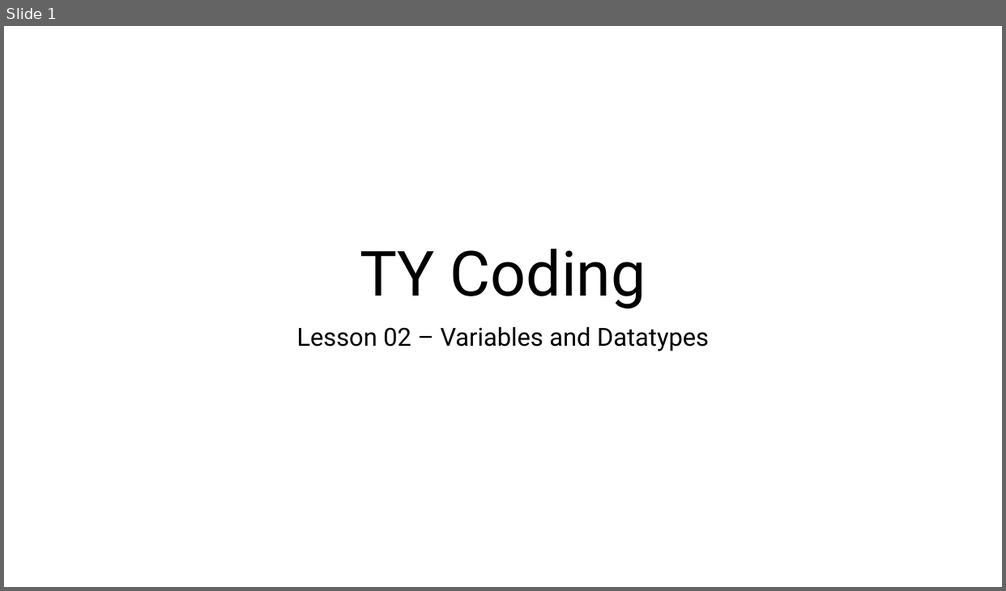
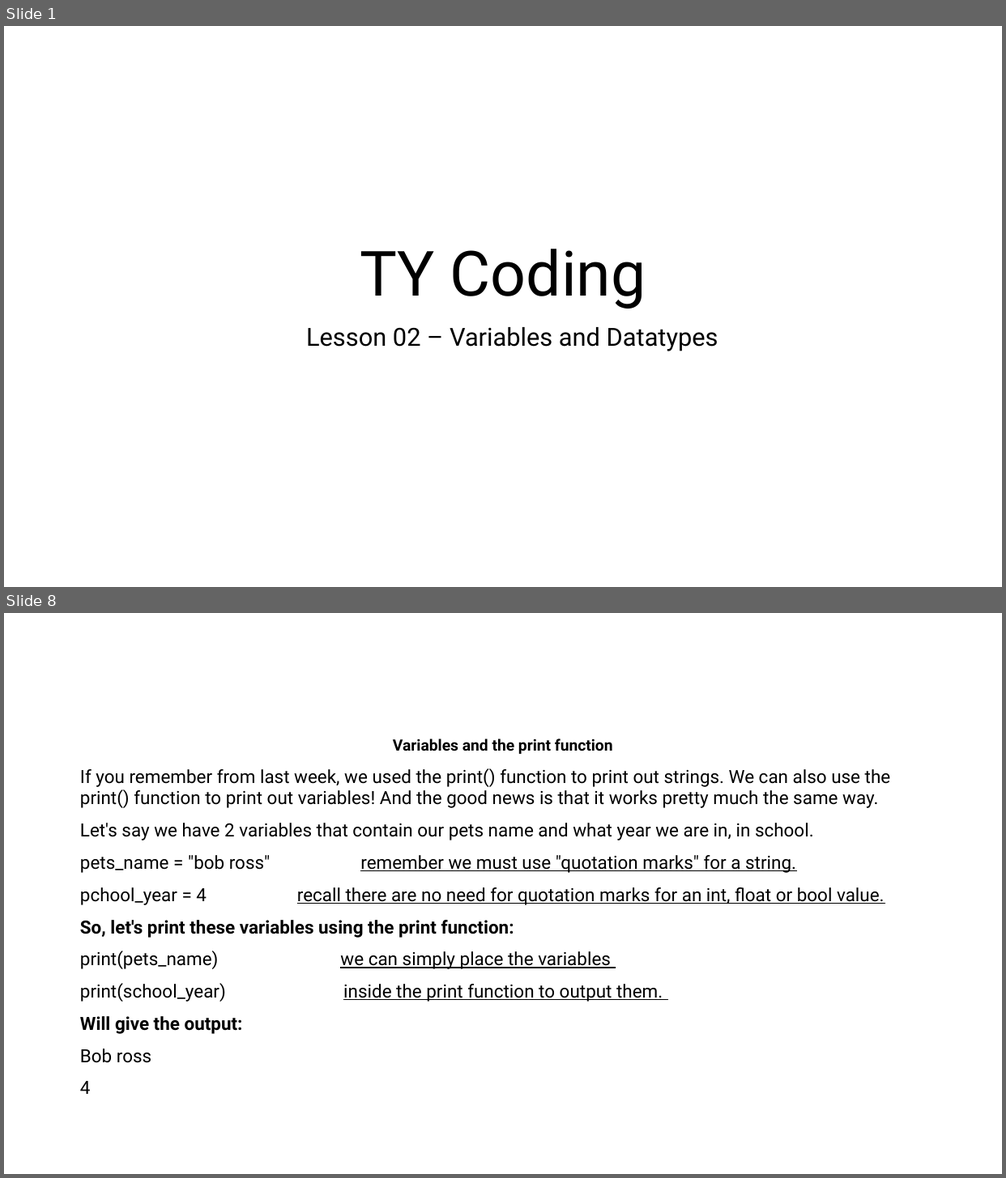
Before and after one commit to JFinnTeacher/TY-Introduction-to-Coding-with-Python, a slide deck: Lesson 02 - Datatypes and Variables/Teaching Resources/Lesson 02 Variables and Datatypes.pptx. Shown one above the other, each under a label of ours: slide 1 before the commit, slides 1 and 8 after it; the slides between them are not shown. The pictures are 1006x591 and 1006x1178 pixels, drawn with LibreOffice and Linux fonts; fonts in the diff are those of the drawing; background and template pictures are left out. Boxes give left, top, right and bottom in pixels: in the first picture for what was removed or moved away, otherwise in the second. Text is boxed around its words. In the diff, an @@ line names an element or a change of style, - is before the commit and + after.

Commit message:
Added lessons 2 and 3

```diff
--- a/Lesson 02 - Datatypes and Variables/Teaching Resources/Lesson 02 Variables and Datatypes.pptx
+++ b/Lesson 02 - Datatypes and Variables/Teaching Resources/Lesson 02 Variables and Datatypes.pptx
@@ slide 8 added at (x1=4, y1=613, x2=1002, y2=1174), background #FFFFFF @@
@@ text added at (x1=80, y1=739, x2=891, y2=1094), 17.5 pt, text #000000 @@
+Variables and the print function
+If you remember from last week, we used the print() function to print out strings. We can also use the print() function to print out variables! And the good news is that it works pretty much the same way.
+Let's say we have 2 variables that contain our pets name and what year we are in, in school.
+pets_name = "bob ross" remember we must use "quotation marks" for a string.
+pchool_year = 4 recall there are no need for quotation marks for an int, float or bool value.
+So, let's print these variables using the print function:
+print(pets_name) we can simply place the variables
+print(school_year) inside the print function to output them.
+Will give the output:
+Bob ross
+4
@@ slide 1 changed as well @@
@@ subtitle "Lesson 02 – Variables and ..." at (x1=306, y1=327, x2=718, y2=352): indent changed @@
```
Also in this commit, not shown: 12 other slides added, 17 other files.
